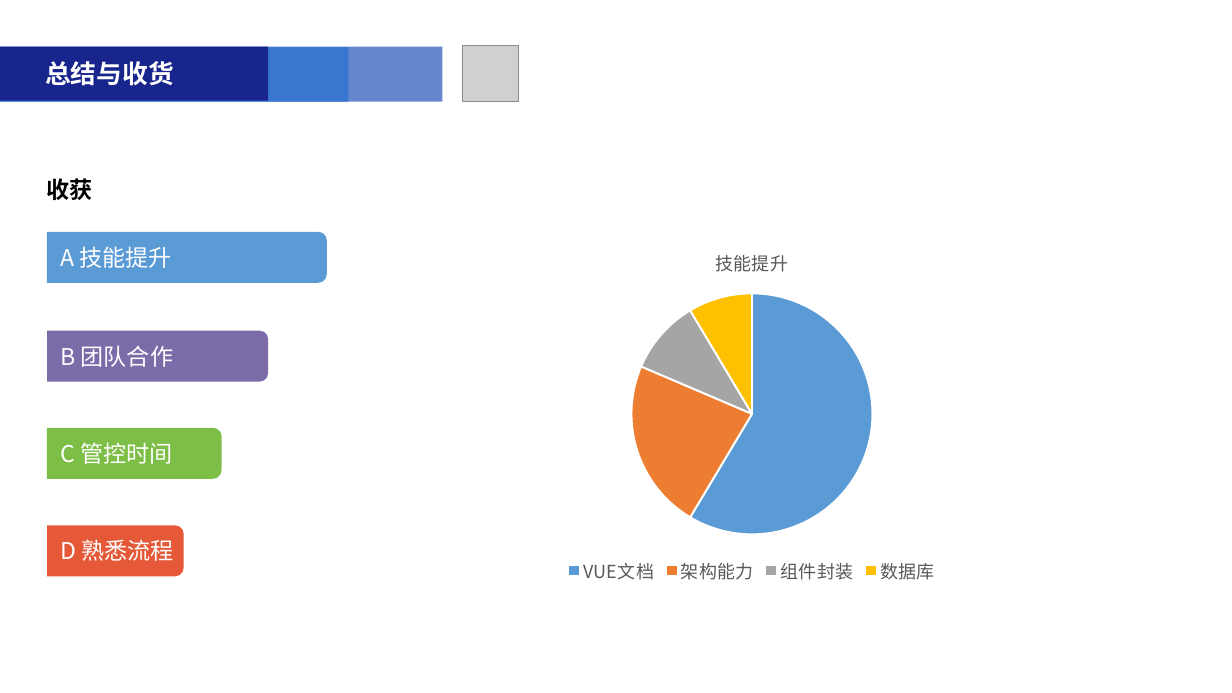
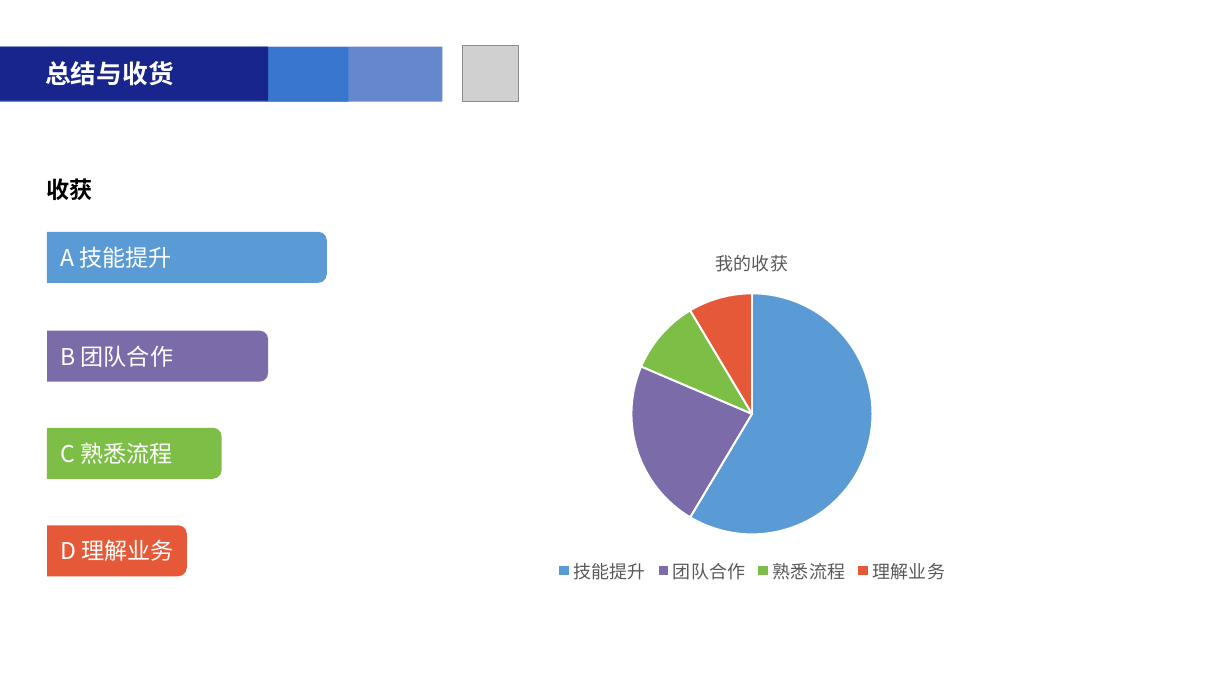
Before and after one commit to liuqiansb/zz, a slide deck: slide 16 of 附件1-2019届大学生转正汇报PPT模板2(1).pptx (slide 17 before the commit). Drawn at 1232x693 pixels with LibreOffice and Linux fonts; fonts in the diff are those of the drawing; grey boxes stand for pictures. Boxes give left, top, right and bottom in pixels: in the first picture for what was removed or moved away, otherwise in the second. Text is boxed around its words. In the diff, an @@ line names an element or a change of style, - is before the commit and + after.

```diff
--- a/附件1-2019届大学生转正汇报PPT模板2(1).pptx
+++ b/附件1-2019届大学生转正汇报PPT模板2(1).pptx
@@ pie chart at (511,232,994,588) @@
@@ title "技能提升" to "我的收获" @@
-categories: VUE文档, 架构能力, 组件封装, 数据库
+categories: 技能提升, 团队合作, 熟悉流程, 理解业务
@@ colours of single points changed @@
@@ text at (60,442,172,464): text changed @@
-C 管控时间
+C 熟悉流程
@@ round same rect: place and size @@
-round same rect at (47,525,183,576)
+round same rect at (47,526,187,577)
@@ text at (60,539,173,561): text changed @@
-D 熟悉流程
+D 理解业务
```
Also in this commit, not shown: 5 other slides changed, 3 slides added, 4 slides removed, 2 other files.
